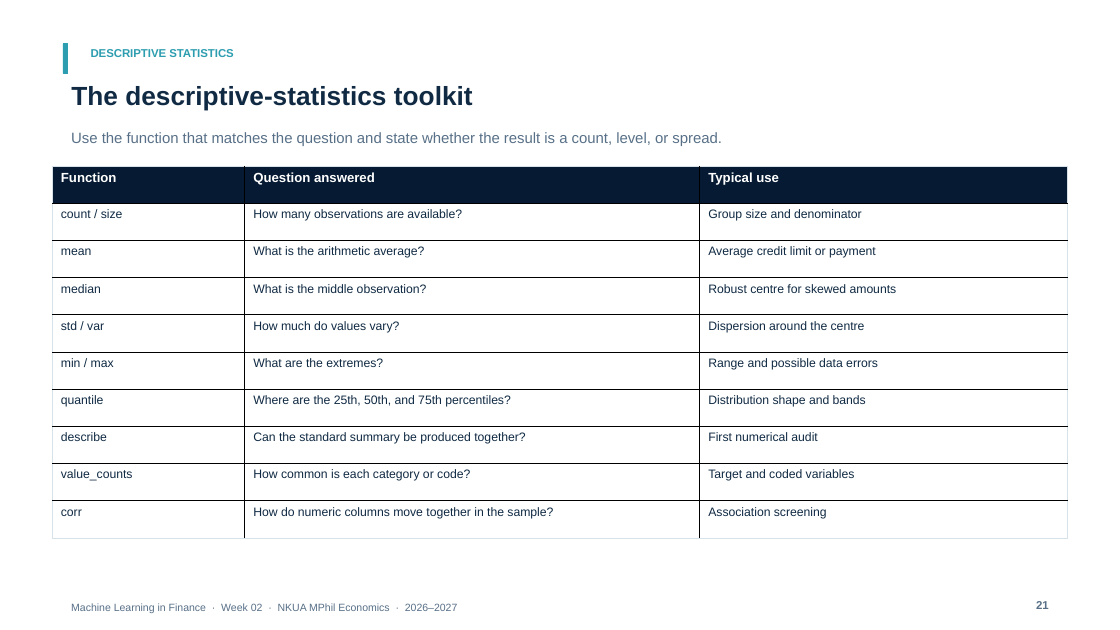
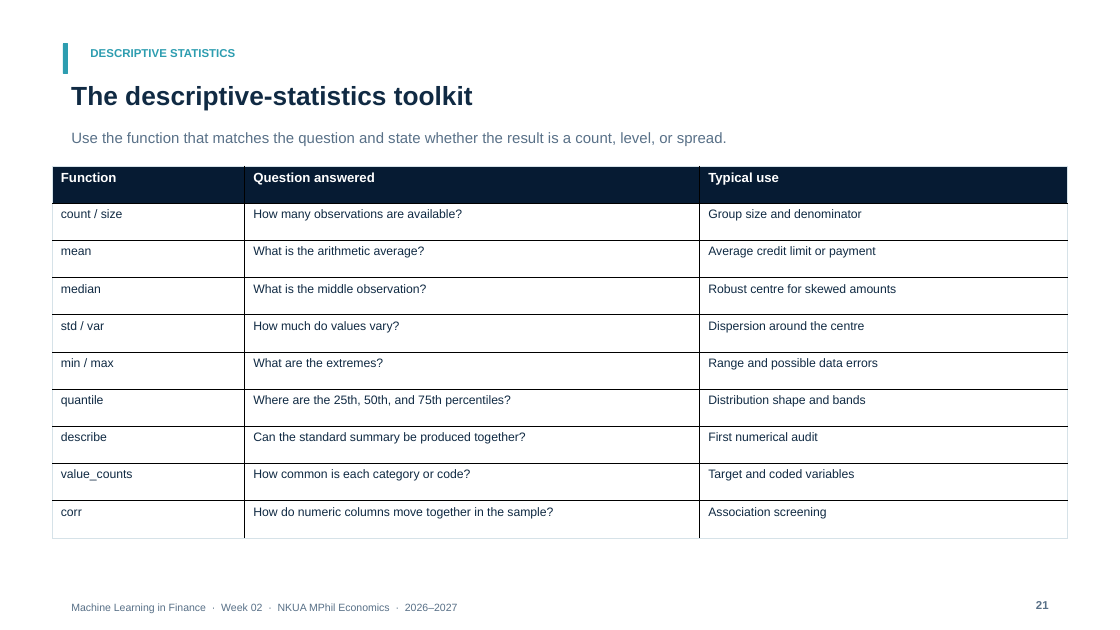
Before and after one commit to fkottas/Teaching-Courses, a slide deck: slide 21 of Machine Learning in Finance/2026-2027/lectures/week-02/slides/Lecture_02_Python_Foundations_II_NumPy_Pandas_EDA_2026-2027.pptx. Drawn at 1120x630 pixels with LibreOffice and Linux fonts; fonts in the diff are those of the drawing. Boxes give left, top, right and bottom in pixels: in the first picture for what was removed or moved away, otherwise in the second. Text is boxed around its words. In the diff, an @@ line names an element or a change of style, - is before the commit and + after.

```diff
--- a/Machine Learning in Finance/2026-2027/lectures/week-02/slides/Lecture_02_Python_Foundations_II_NumPy_Pandas_EDA_2026-2027.pptx
+++ b/Machine Learning in Finance/2026-2027/lectures/week-02/slides/Lecture_02_Python_Foundations_II_NumPy_Pandas_EDA_2026-2027.pptx
@@ text "Use the function that matches ..." rewrapped from <box>71,132,722,146</box> to <box>71,132,727,146</box> @@
```
Also in this commit, not shown: 36 other slides changed, 1 other file.
